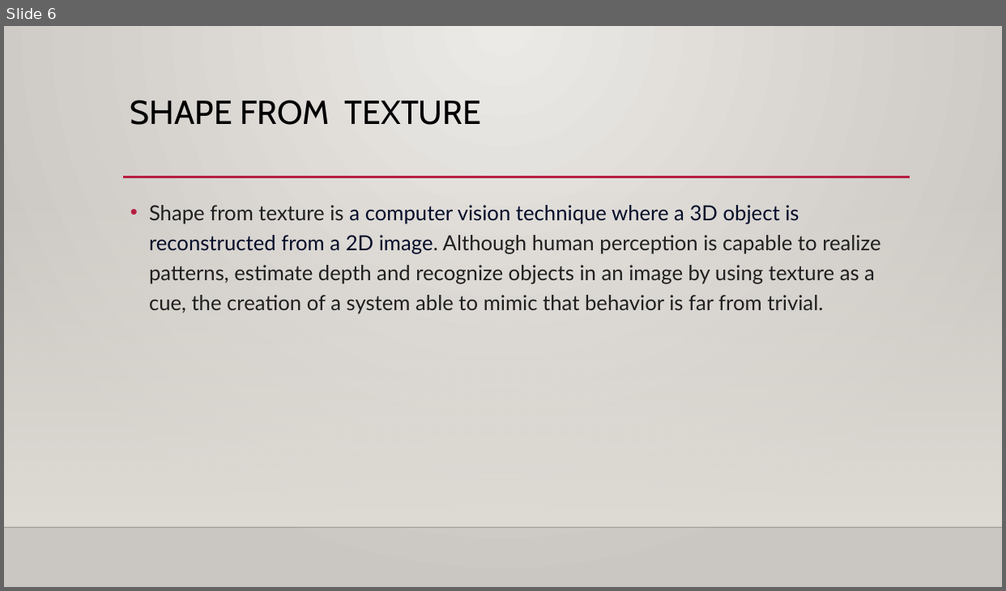
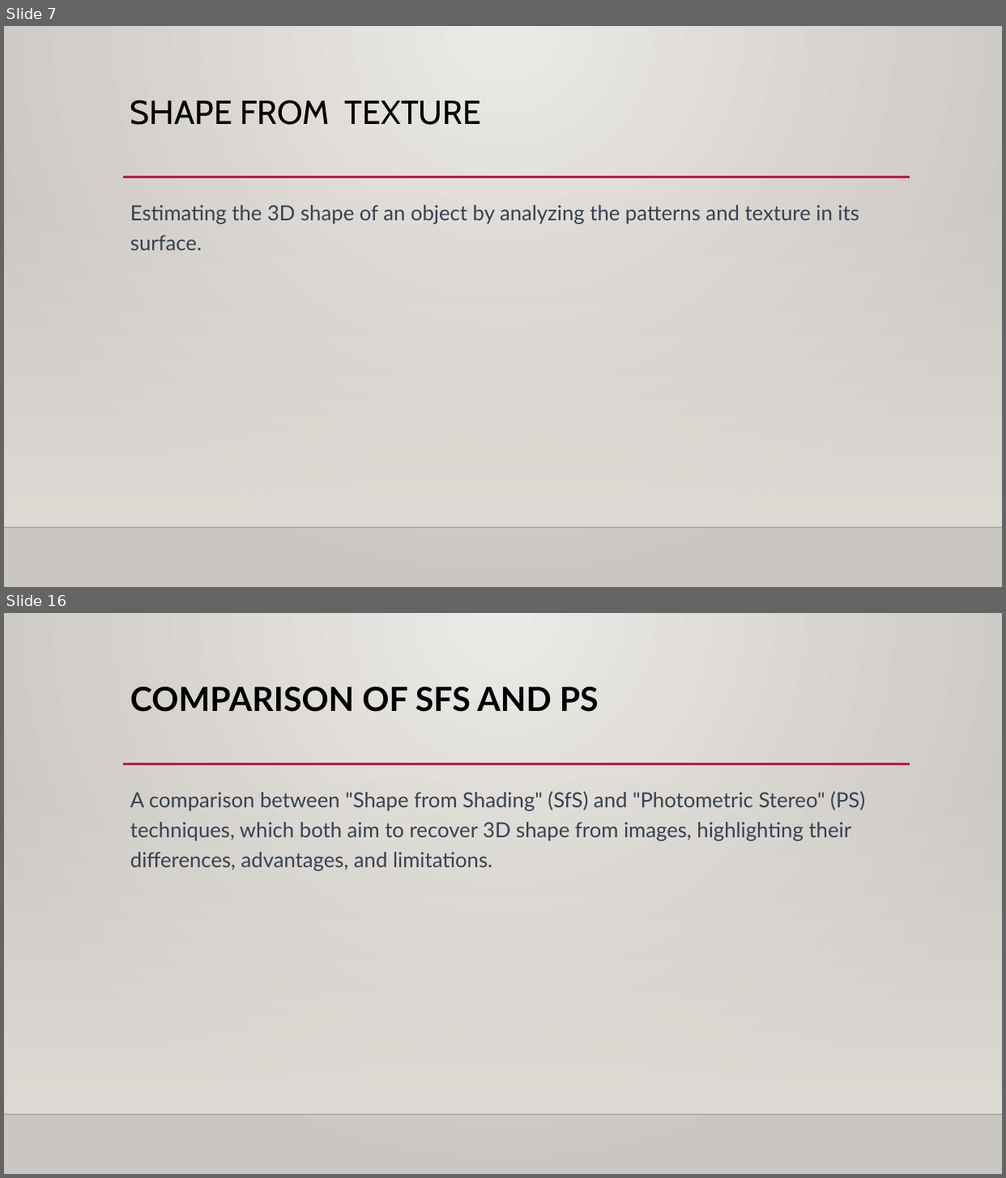
Before and after one commit to SC-One/ShapeFromX_Uni_report, a slide deck: Presentation/ShapeFromX_v1.pptx. Shown one above the other, each under a label of ours: slide 6 before the commit, slides 7 and 16 after it; the slides between them are not shown. The pictures are 1006x591 and 1006x1178 pixels, drawn with LibreOffice and Linux fonts; fonts in the diff are those of the drawing; background and template pictures are left out. Boxes give left, top, right and bottom in pixels: in the first picture for what was removed or moved away, otherwise in the second. Text is boxed around its words. In the diff, an @@ line names an element or a change of style, - is before the commit and + after.

```diff
--- a/Presentation/ShapeFromX_v1.pptx
+++ b/Presentation/ShapeFromX_v1.pptx
@@ slide 16 added at (x1=4, y1=613, x2=1002, y2=1174), background gradient #ECEAE7 to #CAC7C1; not listed: 3 template elements that a slide beside it also shows @@
@@ title added at (x1=130, y1=687, x2=599, y2=712), 32 pt, text #000000, bold @@
+COMPARISON OF SFS AND PS
@@ text added at (x1=130, y1=791, x2=865, y2=871), 20 pt, text #374151 @@
+A comparison between "Shape from Shading" (SfS) and "Photometric Stereo" (PS) techniques, which both aim to recover 3D shape from images, highlighting their differences, advantages, and limitations.
@@ what was slide 6 is now slide 7 @@
@@ slide 7 changed as well @@
@@ text at (x1=130, y1=205, x2=859, y2=250): text changed; text colour #1F1F1F to #374151 @@
-• Shape from texture is a computer vision technique where a 3D object is reconstructed from a 2D image. Although human perception is capable to realize patterns, estimate depth and recognize objects in an image by using texture as a cue, the creation of a system able to mimic that behavior is far from trivial.
+Estimating the 3D shape of an object by analyzing the patterns and texture in its surface.
```
Also in this commit, not shown: 4 other slides changed, 12 other slides added, 2 slides removed.
